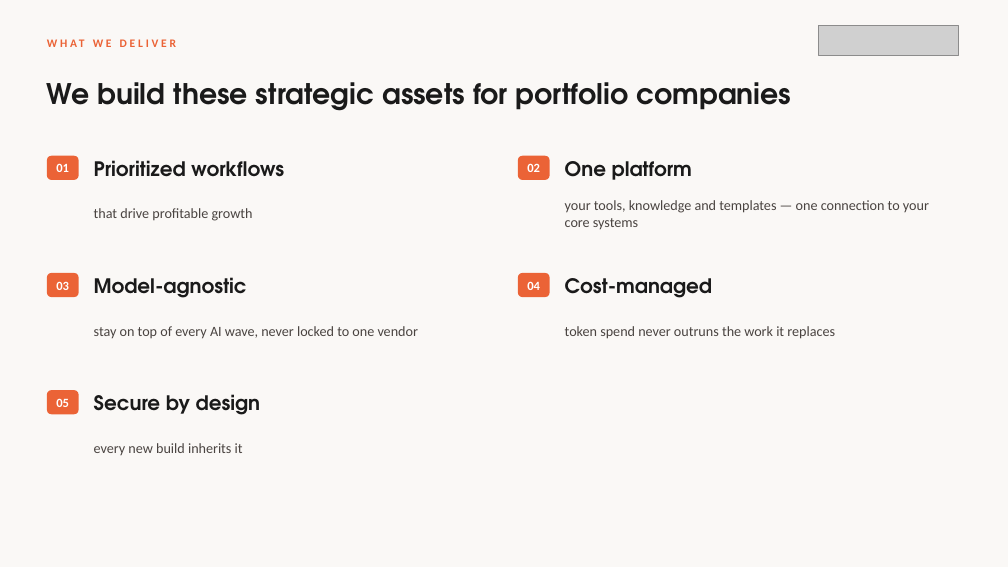
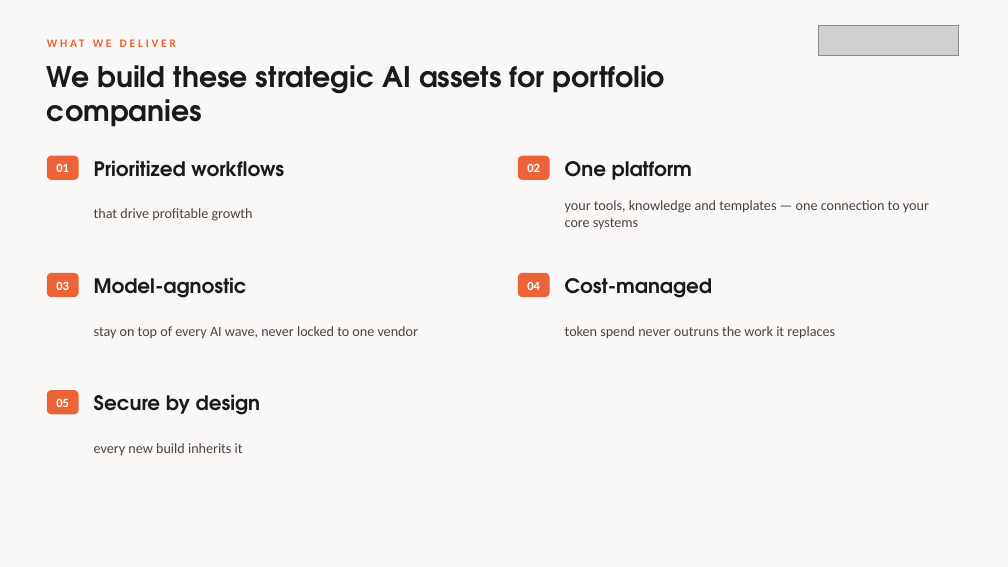
Before and after one commit to dash1133/PortcoAITransformation, a slide deck: slide 6 of deck/InfinitePossibilities-PortCo-AI.pptx. Drawn at 1008x567 pixels with LibreOffice and Linux fonts; fonts in the diff are those of the drawing; grey boxes stand for pictures. Boxes give left, top, right and bottom in pixels: in the first picture for what was removed or moved away, otherwise in the second. Text is boxed around its words. In the diff, an @@ line names an element or a change of style, - is before the commit and + after.

```diff
--- a/deck/InfinitePossibilities-PortCo-AI.pptx
+++ b/deck/InfinitePossibilities-PortCo-AI.pptx
@@ text at (47,65,665,127): text changed @@
-We build these strategic assets for portfolio companies
+We build these strategic AI assets for portfolio companies
```
Also in this commit, not shown: 1 other slide changed, 5 other files.
